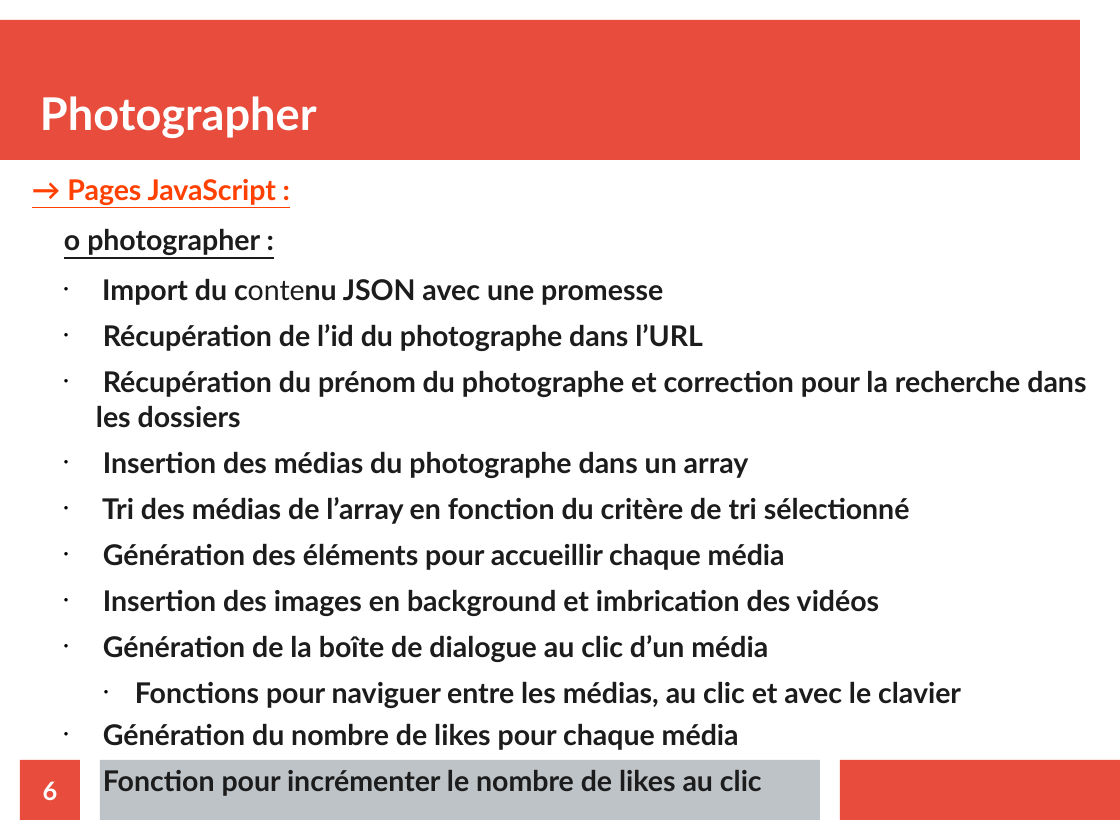
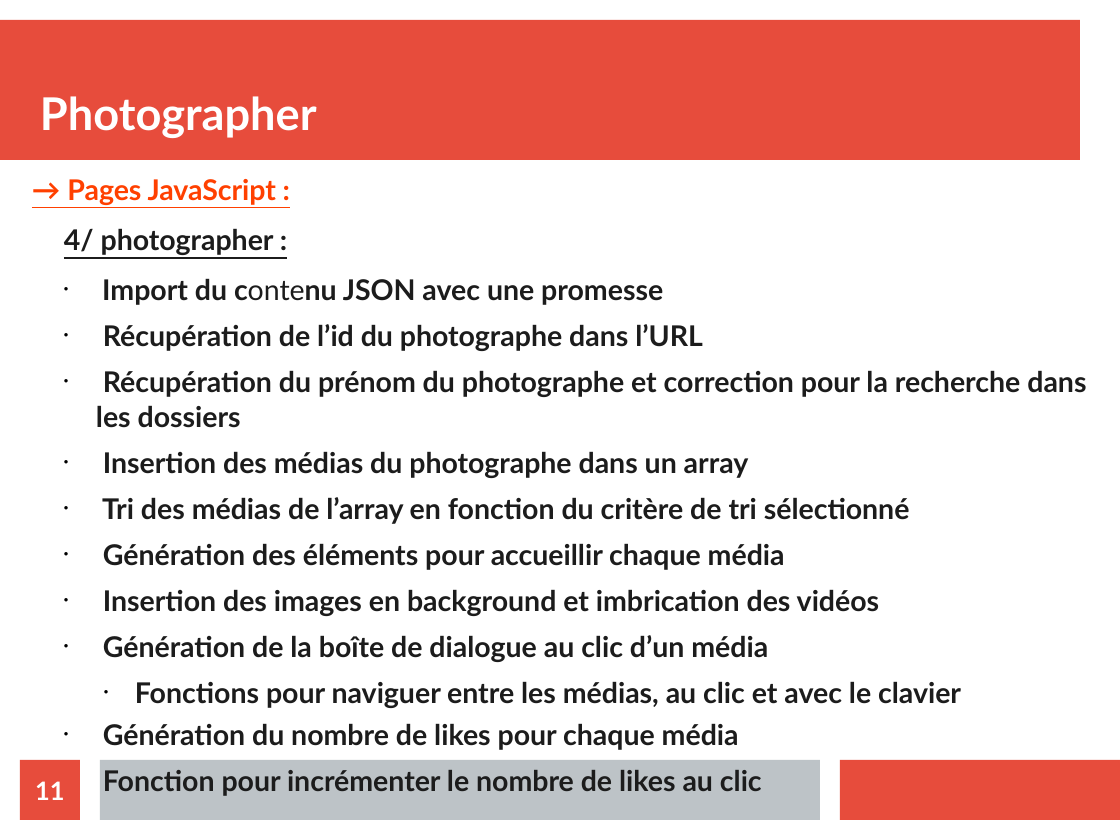
Before and after one commit to xgascon/P6_Fisheye, a slide deck: slide 11 of Présentation P6_XavierGascon.odp (slide 6 before the commit). Drawn at 1120x840 pixels with LibreOffice and Linux fonts; fonts in the diff are those of the drawing. Boxes give left, top, right and bottom in pixels: in the first picture for what was removed or moved away, otherwise in the second. Text is boxed around its words. In the diff, an @@ line names an element or a change of style, - is before the commit and + after.

```diff
--- a/Présentation P6_XavierGascon.odp
+++ b/Présentation P6_XavierGascon.odp
@@ text at <box>64,228,274,255</box>: text changed @@
-  o photographer :
+  4/ photographer :
@@ page number at <box>35,781,64,800</box>: text changed @@
-6
+11
```
Also in this commit, not shown: 4 other slides changed, 6 slides added, 3 slides removed, 6 other files.
